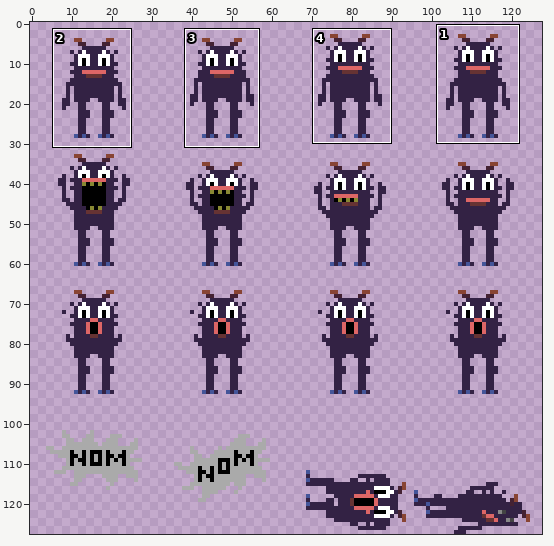
Two states of a sprite sheet, umon/art/imgs/mon_01.png. Above: a wide view before the commit, with the close-up outlined.
Close-up. Old version:
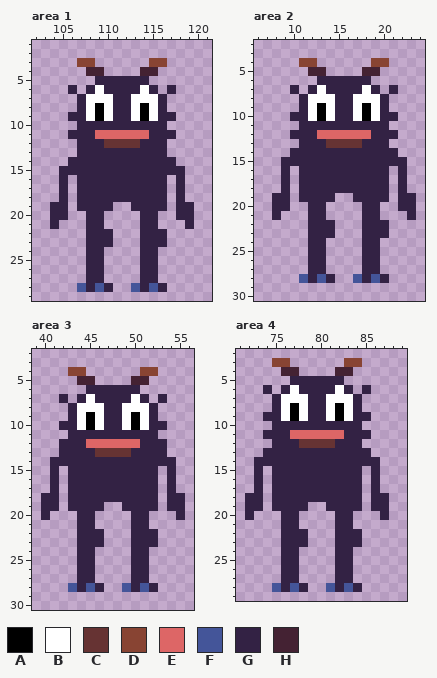
The file is 128x128 pixels. Shown: area 1: x 102..121, y 1..29; area 2: x 6..24, y 2..30; area 3: x 39..56, y 2..30; area 4: x 71..89, y 2..29. The commit also changed other parts of the picture, which this record leaves out.
Palette (. is transparent): A #000000  B #ffffff  C #663333  D #884433  E #dd6666  F #445599  G #332244  H #442233
Pixels before, area 1, first column x 104:
 3 ...DD......DD...
 4 ....HH....HH....
 5 .....GGGGGG.....
 6 ..G.GBGGGGBG.G..
 7 ...GBBBGGBBBG...
 8 ...GBABGGBABG...
 9 ..GGBABGGBABGG..
10 ...GGGGGGGGGG...
11 ..GGGEEEEEEGGG..
12 ...GGGCCCCGGG...
13 ...GGGGGGGGGG...
14 ..GGGGGGGGGGGG..
15 .GGGGGGGGGGGGGG.
16 .G.GGGGGGGGGG.G.
17 .G.GGGGGGGGGG.G.
18 .G.GGGGGGGGGG.G.
19 GG.GGGG..GGGG.GG
20 GG..GG....GG..GG
21 G...GG....GG...G
22 ....GGG...GGG...
23 ....GGG...GGG...
24 ....GG....GG....
25 ....GG....GG....
26 ....GG....GG....
27 ....GG....GG....
28 ...FGFG..FGFG...
Pixels before, area 2, first column x 8:
 4 ...DD......DD...
 5 ....HH....HH....
 6 .....GGGGGG.....
 7 ..G.GBGGGGBG.G..
 8 ...GBBBGGBBBG...
 9 ...GBABGGBABG...
10 ..GGBABGGBABGG..
11 ...GGGGGGGGGG...
12 ..GGGEEEEEEGGG..
13 ...GGGCCCCGGG...
14 ..GGGGGGGGGGGG..
15 .GGGGGGGGGGGGGG.
16 .G.GGGGGGGGGG.G.
17 .G.GGGGGGGGGG.G.
18 .G.GGGGGGGGGG.G.
19 GG.GGGG..GGGG.GG
20 GG..GG....GG..GG
21 G...GG....GG...G
22 ....GGG...GGG...
23 ....GGG...GGG...
24 ....GG....GG....
25 ....GG....GG....
26 ....GG....GG....
27 ....GG....GG....
28 ...FGFG..FGFG...
Pixels before, area 3, first column x 40:
 4 ...DD......DD...
 5 ....HH....HH....
 6 .....GGGGGG.....
 7 ..G.GBGGGGBG.G..
 8 ...GBBBGGBBBG...
 9 ...GBABGGBABG...
10 ..GGBABGGBABGG..
11 ...GGGGGGGGGG...
12 ..GGGEEEEEEGGG..
13 ..GGGGCCCCGGGG..
14 .GGGGGGGGGGGGGG.
15 .G.GGGGGGGGGG.G.
16 .G.GGGGGGGGGG.G.
17 .G.GGGGGGGGGG.G.
18 GG.GGGGGGGGGG.GG
19 GG.GGGG..GGGG.GG
20 G...GG....GG...G
21 ....GG....GG....
22 ....GGG...GGG...
23 ....GGG...GGG...
24 ....GG....GG....
25 ....GG....GG....
26 ....GG....GG....
27 ....GG....GG....
28 ...FGFG..FGFG...
Pixels before, area 4, first column x 72:
 3 ...DD......DD...
 4 ....HH....HH....
 5 .....GGGGGG.....
 6 ..G.GBGGGGBG.G..
 7 ...GBBBGGBBBG...
 8 ...GBABGGBABG...
 9 ..GGBABGGBABGG..
10 ...GGGGGGGGGG...
11 ..GGGEEEEEEGGG..
12 ...GGGCCCCGGG...
13 ..GGGGGGGGGGGG..
14 .GGGGGGGGGGGGGG.
15 .G.GGGGGGGGGG.G.
16 .G.GGGGGGGGGG.G.
17 .G.GGGGGGGGGG.G.
18 GG.GGGGGGGGGG.GG
19 GG.GGGG..GGGG.GG
20 G...GG....GG...G
21 ....GG....GG....
22 ....GGG...GGG...
23 ....GGG...GGG...
24 ....GG....GG....
25 ....GG....GG....
26 ....GG....GG....
27 ....GG....GG....
28 ...FGFG..FGFG...
The same view after the edit:
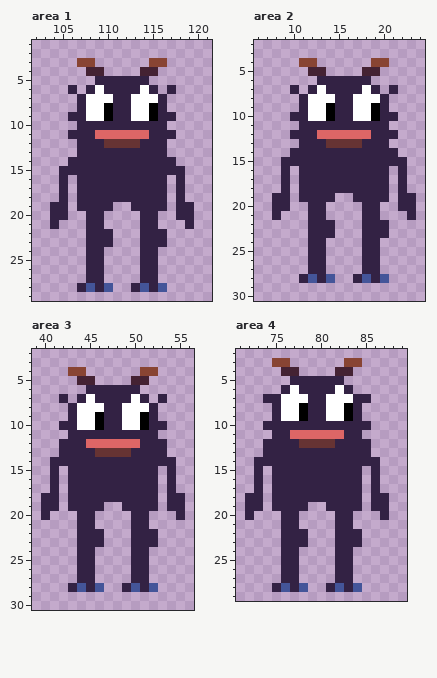
The edit:
{"where": "area 1"}
{"y":8,"x":109,"old":"AB","new":"BA"}
{"y":8,"x":114,"old":"AB","new":"BA"}
{"y":9,"x":109,"old":"AB","new":"BA"}
{"y":9,"x":114,"old":"AB","new":"BA"}
{"y":28,"x":107,"old":"FGFG","new":"GFGF"}
{"y":28,"x":113,"old":"FGFG","new":"GFGF"}
{"where": "area 2"}
{"y":9,"x":13,"old":"AB","new":"BA"}
{"y":9,"x":18,"old":"AB","new":"BA"}
{"y":10,"x":13,"old":"AB","new":"BA"}
{"y":10,"x":18,"old":"AB","new":"BA"}
{"y":28,"x":11,"old":"FGFG","new":"GFGF"}
{"y":28,"x":17,"old":"FGFG","new":"GFGF"}
{"where": "area 3"}
{"y":9,"x":45,"old":"AB","new":"BA"}
{"y":9,"x":50,"old":"AB","new":"BA"}
{"y":10,"x":45,"old":"AB","new":"BA"}
{"y":10,"x":50,"old":"AB","new":"BA"}
{"y":28,"x":43,"old":"FGFG","new":"GFGF"}
{"y":28,"x":49,"old":"FGFG","new":"GFGF"}
{"where": "area 4"}
{"y":6,"x":74,"old":"G","new":"."}
{"y":6,"x":85,"old":"G","new":"."}
{"y":7,"x":74,"old":".","new":"G"}
{"y":7,"x":85,"old":".","new":"G"}
{"y":8,"x":77,"old":"AB","new":"BA"}
{"y":8,"x":82,"old":"AB","new":"BA"}
{"y":9,"x":74,"old":"G","new":"."}
{"y":9,"x":77,"old":"AB","new":"BA"}
{"y":9,"x":82,"old":"AB","new":"BA"}
{"y":9,"x":85,"old":"G","new":"."}
{"y":10,"x":74,"old":".","new":"G"}
{"y":10,"x":85,"old":".","new":"G"}
{"y":11,"x":74,"old":"G","new":"."}
{"y":11,"x":85,"old":"G","new":"."}
{"y":12,"x":74,"old":".","new":"G"}
{"y":12,"x":85,"old":".","new":"G"}
{"y":28,"x":75,"old":"FGFG","new":"GFGF"}
{"y":28,"x":81,"old":"FGFG","new":"GFGF"}
